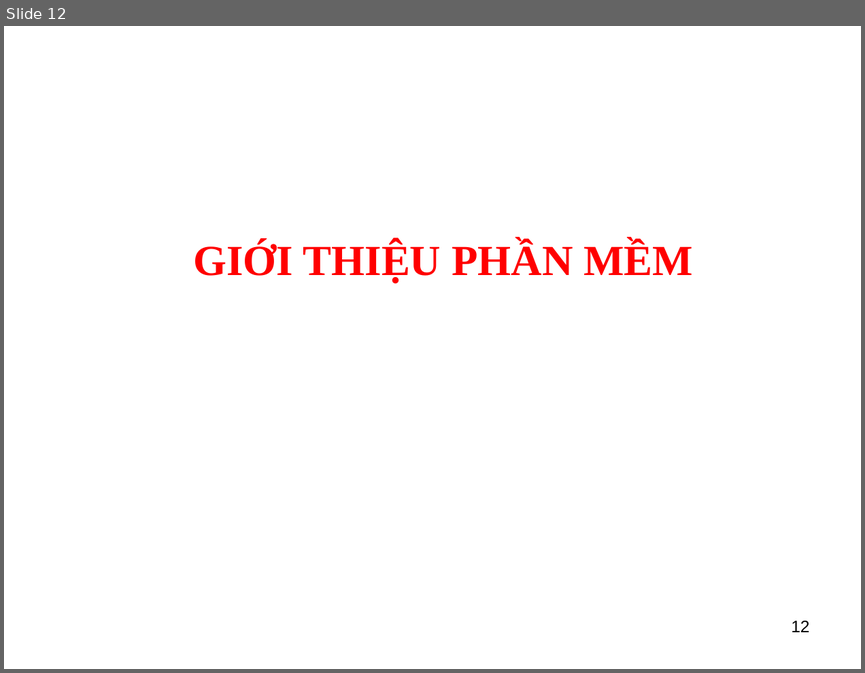
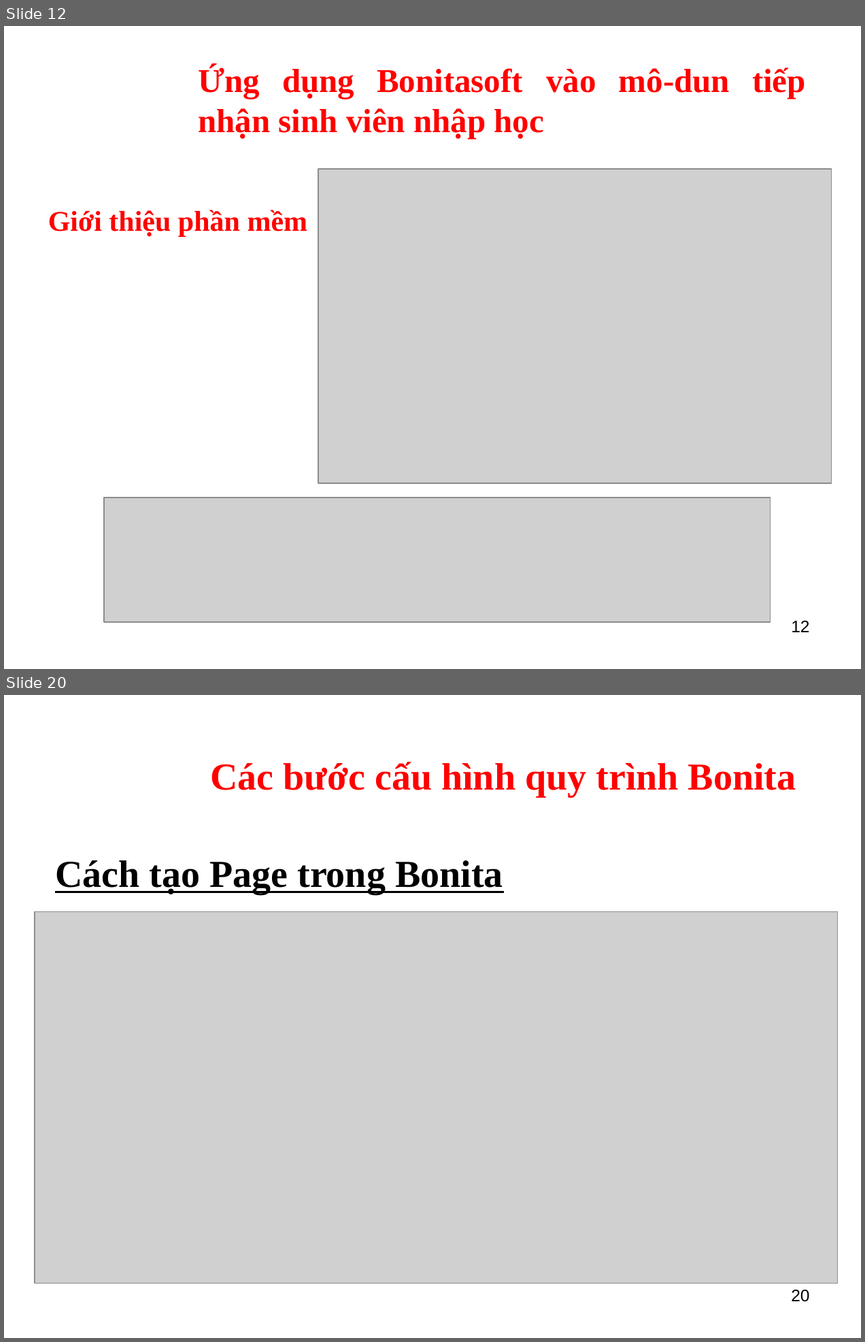
Before and after one commit to kellyfire611/bonita, a slide deck: slide/baocaoFinal.ppt. Shown one above the other, each under a label of ours: slide 12 before the commit, slides 12 and 20 after it; the slides between them are not shown. The pictures are 865x673 and 865x1342 pixels, drawn with LibreOffice and Linux fonts; fonts in the diff are those of the drawing; grey boxes stand for pictures; background and template pictures are left out. Boxes give left, top, right and bottom in pixels: in the first picture for what was removed or moved away, otherwise in the second. Text is boxed around its words. In the diff, an @@ line names an element or a change of style, - is before the commit and + after.

```diff
--- a/slide/baocaoFinal.ppt
+++ b/slide/baocaoFinal.ppt
@@ slide 20 added at (x1=4, y1=695, x2=861, y2=1338), background picture (left out) @@
@@ text added at (x1=210, y1=762, x2=796, y2=797), 32 pt, text #FF0000, bold @@
+Các bước cấu hình quy trình Bonita
@@ text added at (x1=55, y1=860, x2=503, y2=894), 32 pt, text #000000, bold, underline @@
+Cách tạo Page trong Bonita
@@ picture added at (x1=35, y1=912, x2=838, y2=1283) @@
@@ page number added at (x1=791, y1=1289, x2=809, y2=1302), 14 pt, text #000000 @@
+20
@@ slide 12 changed as well @@
@@ text added at (x1=198, y1=66, x2=806, y2=139), 28 pt, text #FF0000, bold @@
+Ứng dụng Bonitasoft vào mô-dun tiếp nhận sinh viên nhập học
@@ picture added at (x1=318, y1=169, x2=832, y2=484) @@
@@ text at (x1=48, y1=210, x2=308, y2=237): text changed; size 36 to 24 pt @@
-GIỚI THIỆU PHẦN MỀM
+Giới thiệu phần mềm
@@ picture added at (x1=104, y1=497, x2=770, y2=622) @@
```
Also in this commit, not shown: 2 other slides changed, 23 other slides added, 9 slides removed, 4 other files.
